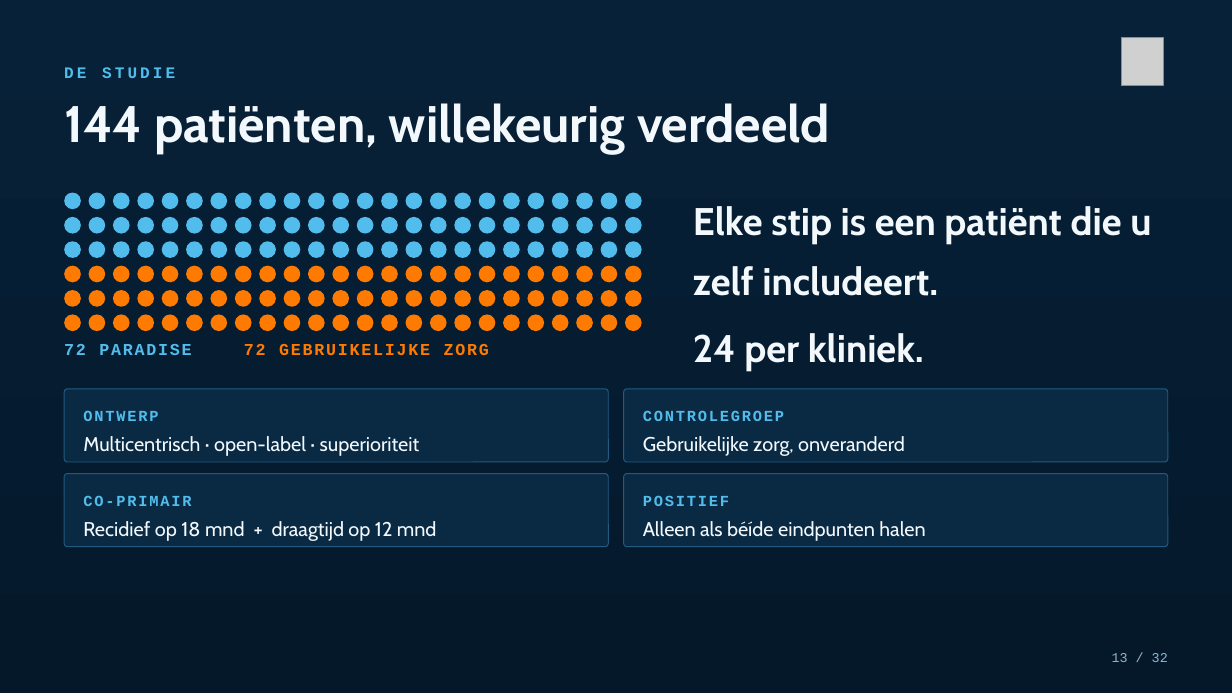
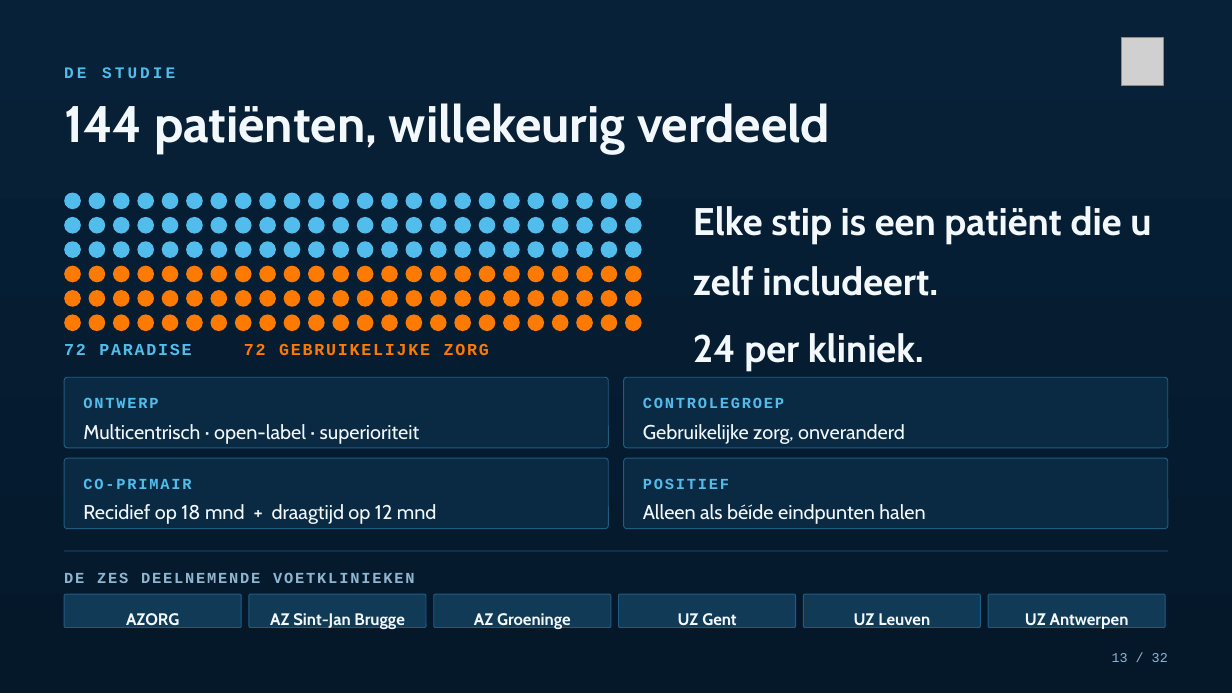
Before and after one commit to Dellfs/paradise-project, a slide deck: slide 13 of PARADISE_presentatie/PARADISE_informatiesessie_voetklinieken.pptx. Drawn at 1232x693 pixels with LibreOffice and Linux fonts; fonts in the diff are those of the drawing; grey boxes stand for pictures. Boxes give left, top, right and bottom in pixels: in the first picture for what was removed or moved away, otherwise in the second. Text is boxed around its words. In the diff, an @@ line names an element or a change of style, - is before the commit and + after.

```diff
--- a/PARADISE_presentatie/PARADISE_informatiesessie_voetklinieken.pptx
+++ b/PARADISE_presentatie/PARADISE_informatiesessie_voetklinieken.pptx
@@ rounded rectangle: place and size @@
-rounded rectangle at [64, 389, 608, 462]
+rounded rectangle at [64, 377, 608, 447]
@@ rounded rectangle: place and size @@
-rounded rectangle at [624, 389, 1168, 462]
+rounded rectangle at [624, 377, 1168, 447]
@@ 8 texts, 2 rounded rectangles: place and size @@
-8 texts, 2 rounded rectangles at [64, 410, 1168, 546]
+8 texts, 2 rounded rectangles at [64, 397, 1168, 529]
@@ rectangle added at [64, 551, 1167, 552], fill #215B84 @@
@@ text added at [64, 572, 414, 583], 12 pt, text #8FB6D0, bold @@
+DE ZES DEELNEMENDE VOETKLINIEKEN
@@ rounded rectangle added at [64, 594, 241, 628], fill #113A57, outline #215B84 0.75 pt @@
@@ rounded rectangle added at [249, 594, 426, 628], fill #113A57, outline #215B84 0.75 pt @@
@@ rounded rectangle added at [433, 594, 611, 628], fill #113A57, outline #215B84 0.75 pt @@
@@ rounded rectangle added at [618, 594, 796, 628], fill #113A57, outline #215B84 0.75 pt @@
@@ rounded rectangle added at [803, 594, 981, 628], fill #113A57, outline #215B84 0.75 pt @@
@@ rounded rectangle added at [988, 594, 1165, 628], fill #113A57, outline #215B84 0.75 pt @@
@@ text added at [126, 613, 179, 629], 13 pt, text #F2F8FC, bold @@
+AZORG
@@ text added at [270, 613, 404, 629], 13 pt, text #F2F8FC, bold @@
+AZ Sint-Jan Brugge
@@ text added at [474, 613, 571, 629], 13 pt, text #F2F8FC, bold @@
+AZ Groeninge
@@ text added at [678, 613, 736, 629], 13 pt, text #F2F8FC, bold @@
+UZ Gent
@@ text added at [854, 613, 930, 629], 13 pt, text #F2F8FC, bold @@
+UZ Leuven
@@ text added at [1025, 613, 1129, 629], 13 pt, text #F2F8FC, bold @@
+UZ Antwerpen
```
Also in this commit, not shown: 2 other files.
